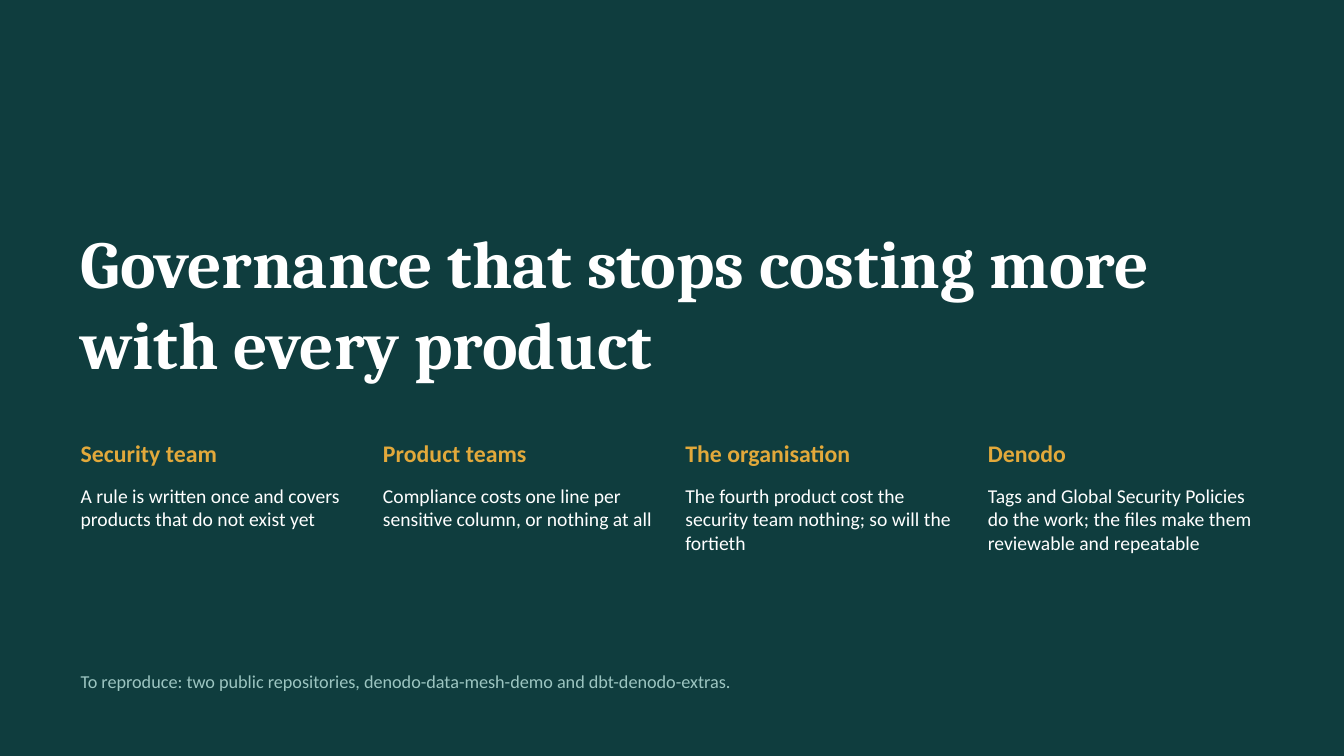
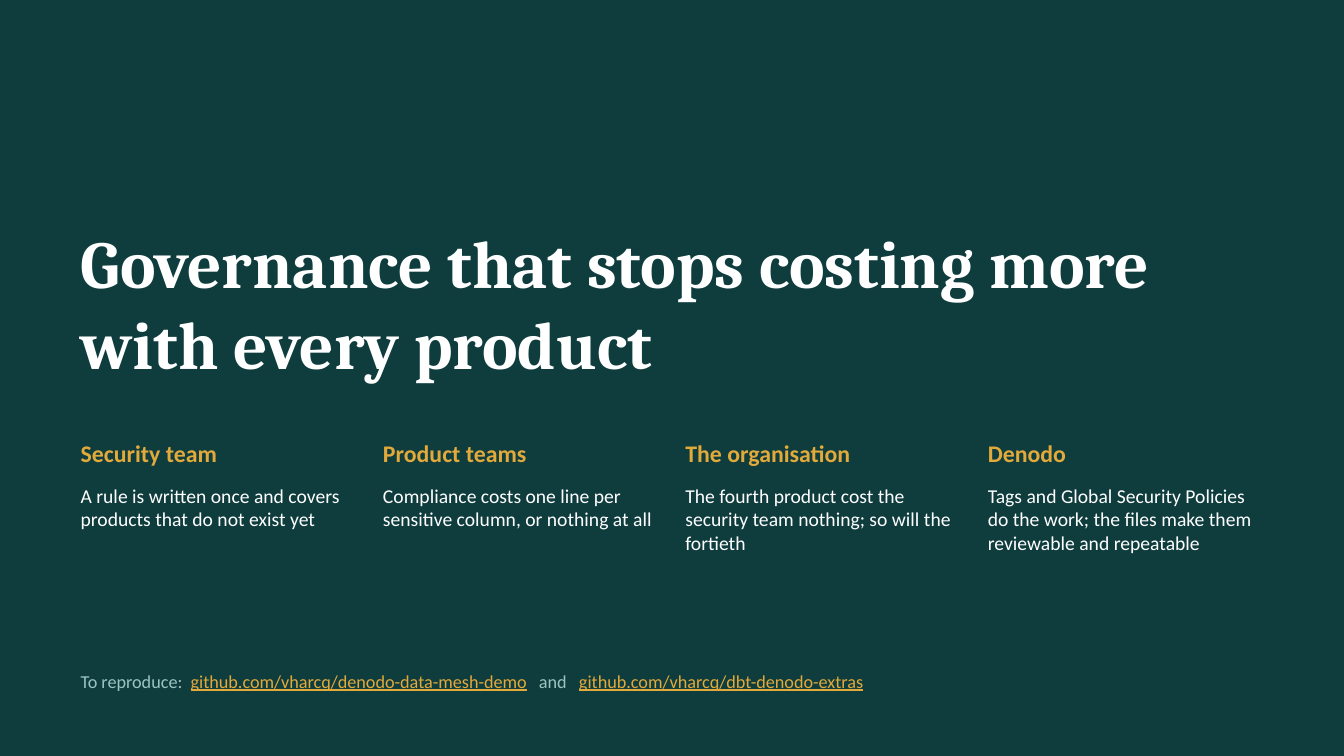
Before and after one commit to vharcq/denodo-data-mesh-demo, a slide deck: slide 12 of docs/01_walkthrough-deck.pptx. Drawn at 1344x756 pixels with LibreOffice and Linux fonts; fonts in the diff are those of the drawing. Boxes give left, top, right and bottom in pixels: in the first picture for what was removed or moved away, otherwise in the second. Text is boxed around its words. In the diff, an @@ line names an element or a change of style, - is before the commit and + after.

```diff
--- a/docs/01_walkthrough-deck.pptx
+++ b/docs/01_walkthrough-deck.pptx
@@ text at box(81, 675, 863, 691): text changed; text colour #9CC5C1 to #E2A93B @@
-To reproduce: two public repositories, denodo-data-mesh-demo and dbt-denodo-extras.
+To reproduce: github.com/vharcq/denodo-data-mesh-demo and github.com/vharcq/dbt-denodo-extras
```
Also in this commit, not shown: 1 other slide changed, 4 other files.
